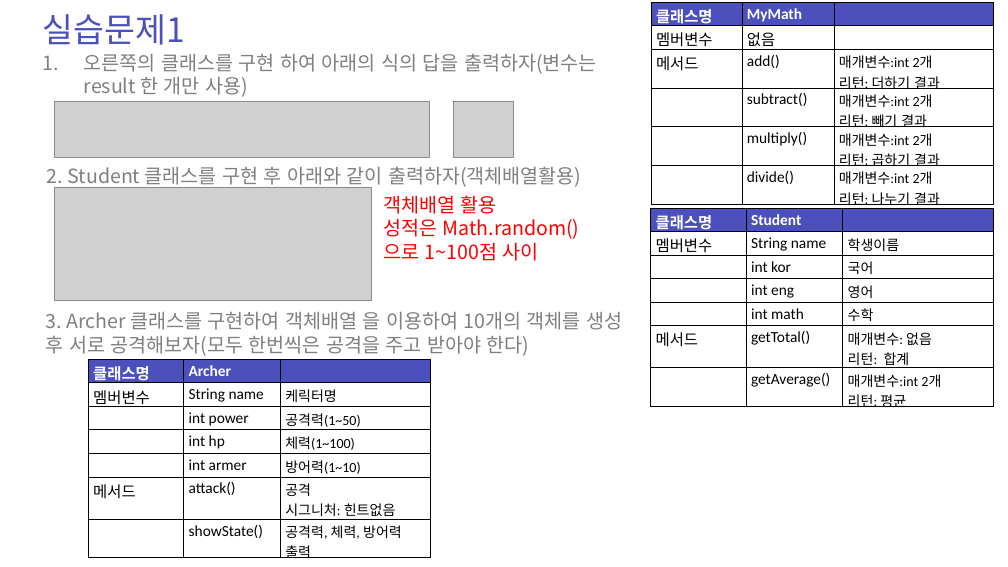
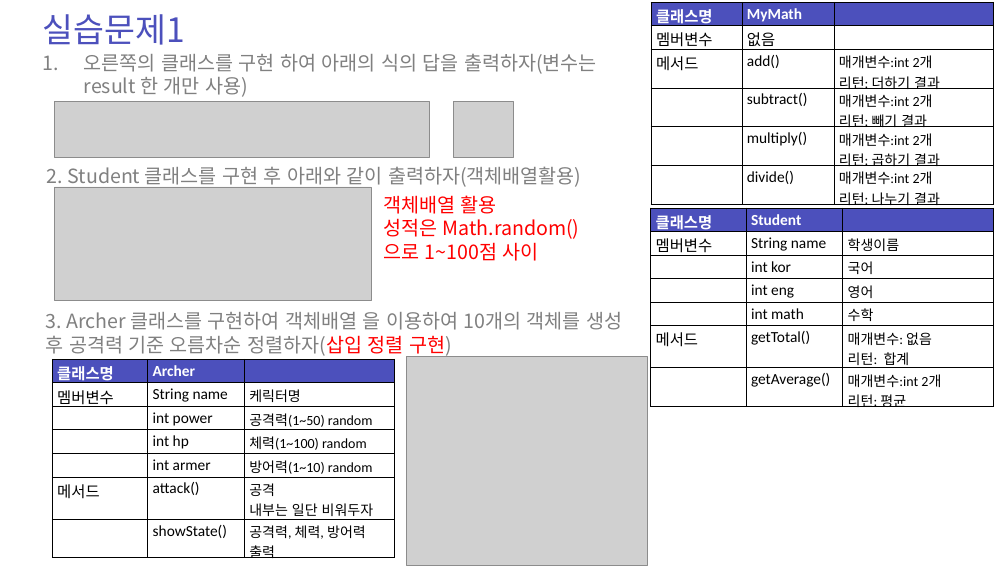
Before and after one commit to zest132/JavaLecture, a slide deck: slide 27 of JavaLecture/LectureFile/java 6강.pptx. Drawn at 1008x567 pixels with LibreOffice and Linux fonts; fonts in the diff are those of the drawing; grey boxes stand for pictures. Boxes give left, top, right and bottom in pixels: in the first picture for what was removed or moved away, otherwise in the second. Text is boxed around its words. In the diff, an @@ line names an element or a change of style, - is before the commit and + after.

```diff
--- a/JavaLecture/LectureFile/java 6강.pptx
+++ b/JavaLecture/LectureFile/java 6강.pptx
@@ text at [46,312,622,357]: text changed @@
-3. Archer 클래스를 구현하여 객체배열 을 이용하여 10개의 객체를 생성 후 서로 공격해보자(모두 한번씩은 공격을 주고 받아야 한다)
+3. Archer 클래스를 구현하여 객체배열 을 이용하여 10개의 객체를 생성 후 공격력 기준 오름차순 정렬하자(삽입 정렬 구현)
@@ table at [52,359,395,562] @@
-row 3, column 3: 공격력(1~50)
+row 3, column 3: 공격력(1~50) random
-row 4, column 3: 체력(1~100)
+row 4, column 3: 체력(1~100) random
-row 5, column 3: 방어력(1~10)
+row 5, column 3: 방어력(1~10) random
-row 6, column 3: 공격 / 시그니처: 힌트없음
+row 6, column 3: 공격 / 내부는 일단 비워두자
@@ table: place and size @@
-table at [88,359,431,562]
+table at [52,359,395,562]
@@ picture added at [406,357,647,565] @@
```
Also in this commit, not shown: 1 other file.
